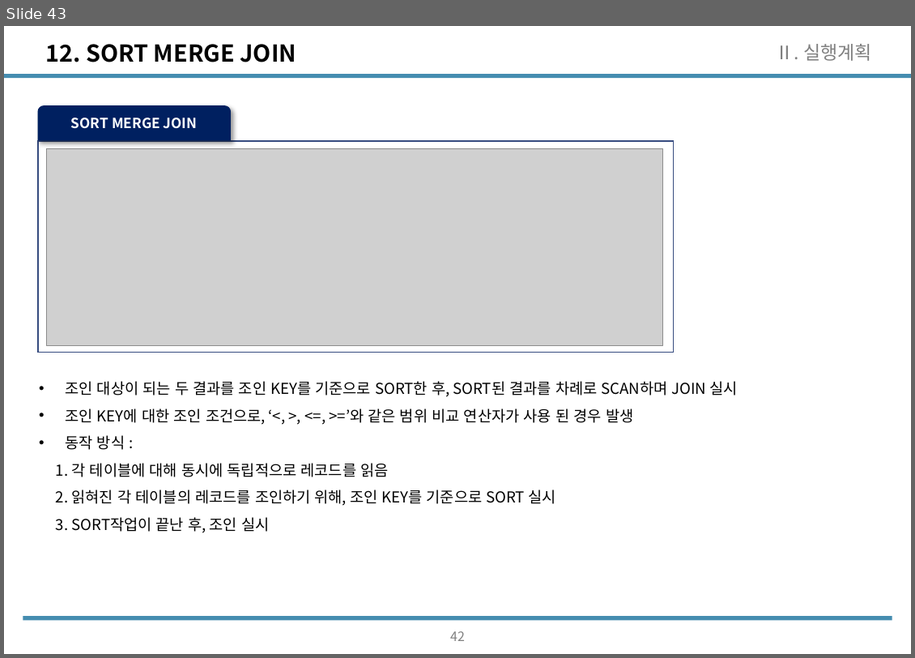
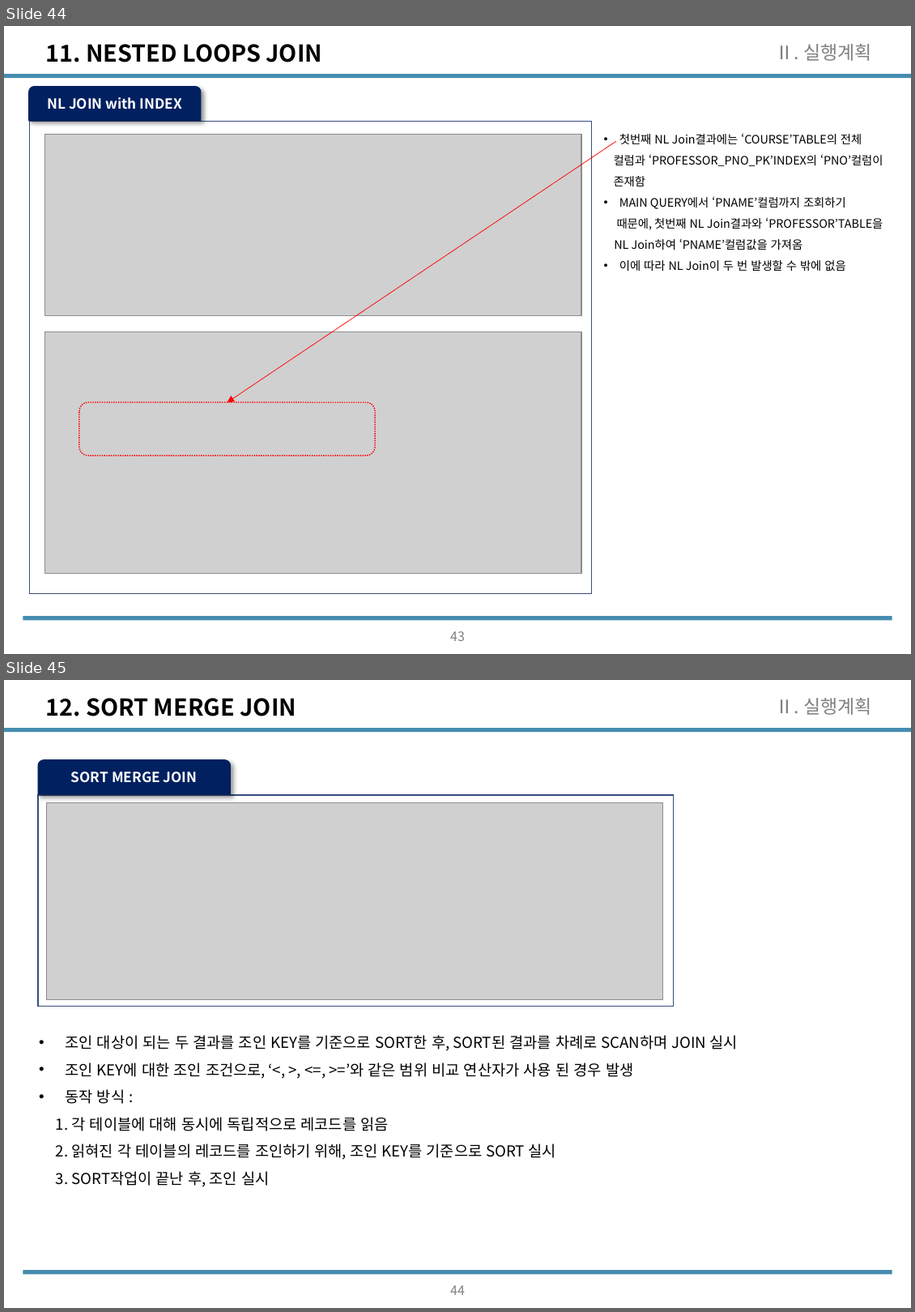
Before and after one commit to wooseok1152/SQL, a slide deck: SQL_seminar/SQL중상급활용_CH2.pptx. Shown one above the other, each under a label of ours: slide 43 before the commit, slides 44 and 45 after it. The pictures are 915x658 and 915x1312 pixels, drawn with LibreOffice and Linux fonts; fonts in the diff are those of the drawing; grey boxes stand for pictures. Boxes give left, top, right and bottom in pixels: in the first picture for what was removed or moved away, otherwise in the second. Text is boxed around its words. In the diff, an @@ line names an element or a change of style, - is before the commit and + after.

```diff
--- a/SQL_seminar/SQL중상급활용_CH2.pptx
+++ b/SQL_seminar/SQL중상급활용_CH2.pptx
@@ slide 44 added at box(4, 26, 911, 654), background #FFFFFF; not listed: 2 template elements that a slide beside it also shows @@
@@ title added at box(45, 44, 322, 62), 20 pt, text #000000, bold @@
+11. NESTED LOOPS JOIN
@@ text added at box(776, 44, 872, 61), 16 pt, text #808080 @@
+Ⅱ. 실행계획
@@ arrow added from (616, 142) to (228, 403), #FF0000 0.5 pt @@
@@ text added at box(614, 133, 884, 271), 10 pt, text #000000 @@
+• 첫번째 NL Join결과에는 ‘COURSE’TABLE의 전체
+컬럼과 ‘PROFESSOR_PNO_PK’INDEX의 ‘PNO’컬럼이
+존재함
+• MAIN QUERY에서 ‘PNAME’컬럼까지 조회하기
+때문에, 첫번째 NL Join결과와 ‘PROFESSOR’TABLE을
+NL Join하여 ‘PNAME’컬럼값을 가져옴
+• 이에 따라 NL Join이 두 번 발생할 수 밖에 없음
@@ group added at box(29, 86, 592, 594): 2 pictures, 1 rectangle, 1 freeform shape @@
+NL JOIN with INDEX
@@ rounded rectangle added at box(79, 403, 375, 456), outline #FF0000 1 pt dashed @@
@@ page number added at box(450, 631, 465, 641), 11.1 pt, text #808080 @@
+43
@@ what was slide 43 is now slide 45 @@
@@ page number at box(450, 1285, 465, 1295): text changed @@
-42
+44
```
Also in this commit, not shown: 7 slides changed, 1 other slide added, 6 other files.
